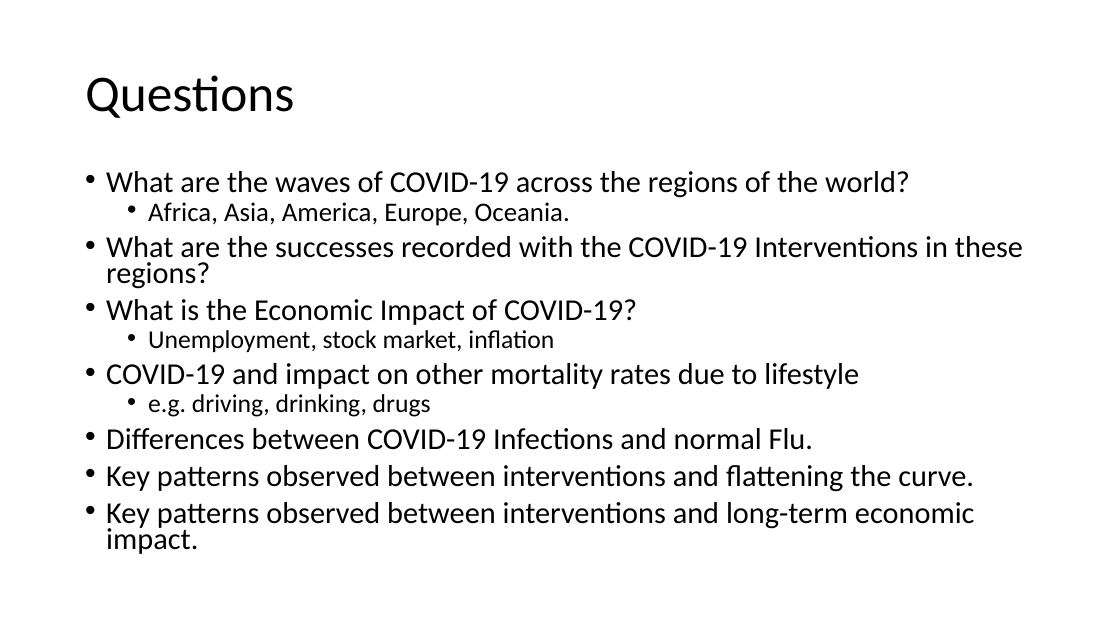
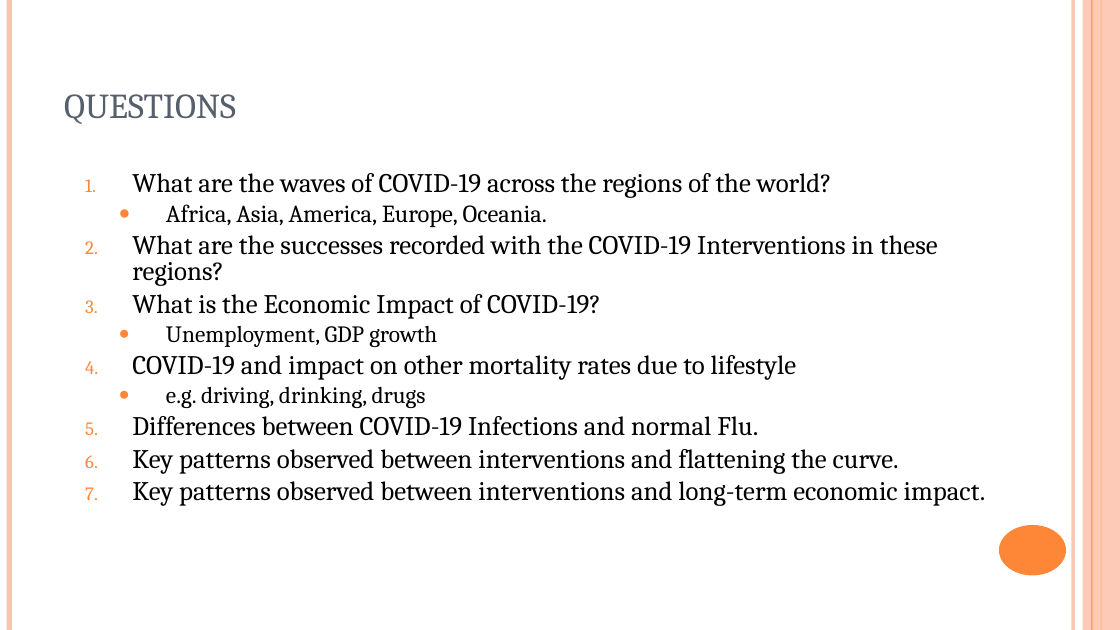
Before and after one commit to BunmiOlakanmi/Project, a slide deck: slide 6 of COVID-19 - analysis.ppt (slide 5 before the commit). Drawn at 1120x630 pixels with LibreOffice and Linux fonts; fonts in the diff are those of the drawing. Boxes give left, top, right and bottom in pixels: in the first picture for what was removed or moved away, otherwise in the second. Text is boxed around its words. In the diff, an @@ line names an element or a change of style, - is before the commit and + after.

```diff
--- a/COVID-19 - analysis.ppt
+++ b/COVID-19 - analysis.ppt
@@ line added from (9, 0) to (9, 630), #FEC3AE 4.51 pt @@
@@ title "QUESTIONS" at (64,94,236,124): vertical alignment middle to bottom @@
@@ line added from (1073, 0) to (1073, 630), #FEC3AE 3 pt @@
@@ rectangle added at (1082,0,1119,630), fill #FEC3AE at 87% opacity @@
@@ line added from (1091, 0) to (1091, 630), #FE8637 0.74 pt @@
@@ line added from (1101, 0) to (1101, 630), #FE8637 1.5 pt @@
@@ title at (64,94,236,124): text changed; size 44 to 30 pt; font Calibri to Cambria; text colour #000000 to #575F6D @@
-Questions
+QUESTIONS
@@ text at (132,173,986,506): size 26 to 23 pt in "What are the waves of COVID-19 across ...", "What are the successes recorded with the ...", "What is the Economic Impact of COVID-19?", "COVID-19 and impact on other mortality rates ..." and 3 more places; font Calibri to Cambria; size 23 to 21 pt in "Africa, Asia, America, Europe, Oceania."; size 22 to 20 pt in "e.g. driving, drinking, drugs"; bullet • to 1.; line spacing 0.7 to 0.8; less space between paragraphs; bullet colour #000000 to #FE8637; bullet • to ● @@
@@ text at (166,326,437,347): text changed; size 22 to 20 pt; font Calibri to Cambria @@
-  • Unemployment, stock market, inflation
+  ● Unemployment, GDP growth
@@ ellipse added at (998,525,1065,575), fill #FE8637 @@
```
Also in this commit, not shown: 8 other slides changed, 4 slides added, 2 slides removed.
